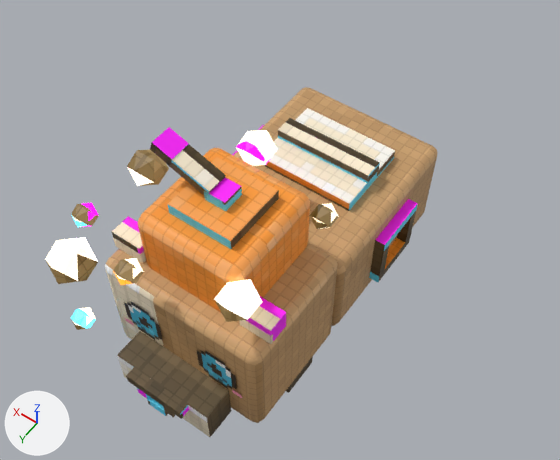
What one commit did to the glTF model assets/models/Capybubble/Capybubble.glb.
Before and after are seen from a camera (50 mm lens) standing at (-3.53, 4.33, 8.49) and looking at (-0.37, -0.09, 1.54). The axes (+X, +Y, +Z) are drawn at lower left. The lights are the same throughout. The picture after the commit comes second. Vertices at exactly the same position are counted once.

Objects in the first picture: 'Body', 'FacePlate', 'earL', 'earR', 'floatR', 'leafR', 'ring'.
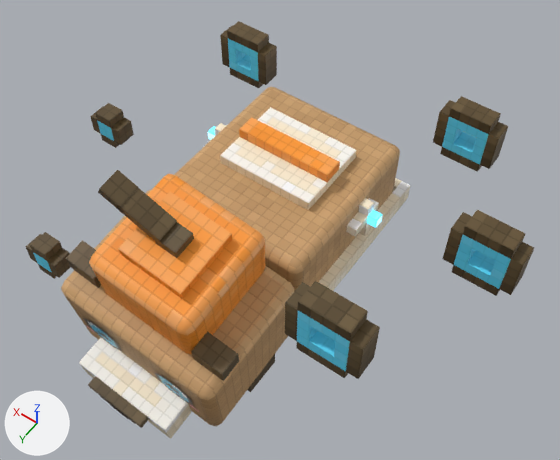
Where the change shows, as pixel boxes [x1, y1, x2, y2] in the pictures (560 x 460 px; the box of a moved part takes in the faces that stretch with it):
'Body', reshaped
    before: [105, 87, 438, 437]
    after: [61, 87, 410, 439]
'ring', reshaped, moved, recoloured (124% wider, 86% taller)
    before: [113, 130, 339, 322]
    after: [26, 21, 534, 379]
'floatR', deleted
    before: [45, 203, 99, 330]
'leafL', added (brown)
    after: [98, 170, 177, 243]
'leafR', deleted
    before: [150, 127, 226, 196]
'FacePlate', reshaped, moved
    before: [124, 302, 242, 398]
    after: [83, 318, 199, 412]
'earR', reshaped, moved
    before: [112, 216, 146, 263]
    after: [66, 240, 101, 288]
'Glow', added
    after: [208, 126, 383, 228]
part 1 of me_body, added (mostly hidden)
    after: [248, 354, 275, 392]
part 2 of me_body, moved or reshaped
    before: [263, 108, 395, 211]
    after: [220, 107, 356, 210]
part 3 of me_body, moved or reshaped
    before: [138, 148, 310, 313]
    after: [89, 174, 265, 354]
part 4 of me_body, moved or reshaped
    before: [278, 118, 380, 183]
    after: [239, 118, 340, 182]
part 5 of me_body, rebuilt
    before: [105, 87, 438, 423]
    after: [174, 87, 400, 291]
part 6 of me_body, deleted
    before: [117, 125, 418, 437]
part 7 of me_body, reshaped (mostly hidden before)
    before: [286, 356, 313, 393]
    after: [61, 123, 410, 439]
part 8 of me_earl, moved or reshaped
    before: [239, 296, 286, 344]
    after: [191, 331, 239, 381]

Diff of the bpy script that builds the scene:
```diff
--- a/assets/models/Capybubble/Capybubble.glb.py
+++ b/assets/models/Capybubble/Capybubble.glb.py
@@ me_body @@
-me_body.from_pydata(...)  # 314 vertices, 514 faces; spans x -1.44..0.81, y -2.12..2.12, z 0.0..3.0
+me_body.from_pydata(...)  # 324 vertices, 540 faces; spans x -1.06..1.19, y -1.99..2.37, z 0.0..2.89
+# me_body part 1: a new loose piece, a box spanning x -0.81..-0.31, y 0.63..1.13, z 0.0..0.5, in mat_capybubble_cells (picture img_capybubble_atlas)
+# me_body part 2: the loose piece of 8 vertices spanning x -0.94..0.31, y -1.62..-0.62, z 1.75..1.88 is moved by (0.38, 0.26, 0.0)
+# me_body part 3: the loose piece of 56 vertices spanning x -0.94..0.31, y 0.12..1.38, z 1.75..2.75 is multiplied about its middle by the matrix ((0.99, 0.024, -0.137), (0.0, 0.985, 0.174), (0.139, -0.172, 0.975)), then moved by (0.2, 0.48, -0.13)
+# me_body part 4: the loose piece of 8 vertices spanning x -0.94..0.31, y -1.25..-1.0, z 1.88..2.0 is moved by (0.38, 0.26, 0.0)
+# me_body part 5: the loose piece of 110 vertices spanning x -1.31..0.69, y -2.12..1.63, z 0.5..2.0 is rebuilt with 56 vertices and now spans x -0.94..1.06, y -1.87..0.38, z 0.5..1.75
+# me_body part 6: 8 loose pieces with 108 vertices, spanning x -1.44..0.81, y -1.38..2.12, z 0.0..3.0, are deleted
+# me_body part 7: 8 vertices removed from x -1.19..-0.69, y 0.38..0.88, z 0.0..0.5; 164 vertices added at x -1.06..1.19, y -1.99..2.37, z 0.11..2.89
+# other edits to the shape of me_body do not show in these pictures
 me_body.materials.append(mat_capybubble_cells)
@@ me_earl @@
-me_earl.from_pydata(...)  # 8 vertices, 12 faces; spans x -0.188..0.188, y -0.125..0.125, z 0.0..0.25
+me_earl.from_pydata(...)  # 8 vertices, 12 faces; spans x -0.223..0.189, y -0.123..0.167, z -0.048..0.291
+# me_earl part 8: the whole mesh is multiplied about the mesh origin by the matrix ((0.99, 0.024, -0.137), (0.0, 0.985, 0.174), (0.139, -0.172, 0.975))
 me_earl.materials.append(mat_capybubble_cells)
@@ me_earr @@
-me_earr.from_pydata(...)  # 8 vertices, 12 faces; spans x -0.188..0.188, y -0.125..0.125, z 0.0..0.25
+me_earr.from_pydata(...)  # 8 vertices, 12 faces; spans x -0.223..0.189, y -0.123..0.167, z -0.048..0.291
+# me_earr part 9: the whole mesh is multiplied about the mesh origin by the matrix ((0.99, 0.024, -0.137), (0.0, 0.985, 0.174), (0.139, -0.172, 0.975))
 me_earr.materials.append(mat_capybubble_cells)
@@ me_ring @@
-me_ring.from_pydata(...)  # 60 vertices, 100 faces; spans x -0.88..1.25, y -1.12..1.12, z -0.12..0.25
-me_ring.materials.append(mat_capybubble_glow_001)
+me_ring.from_pydata(...)  # 208 vertices, 472 faces; spans x -3.0..2.88, y -2.1..1.78, z -0.8..1.95
+# me_ring part 10: the whole mesh is rebuilt
+me_ring.materials.append(mat_capybubble_cells)  # picture img_capybubble_atlas
@@ me_faceplate @@
-me_faceplate.from_pydata(...)  # 4 vertices, 2 faces; spans x -0.88..0.88, y 0.0, z -0.38..0.38
-me_faceplate.vertices[0].co = (0.88, 0.0, 0.38)  # pixel (110, 282)
-me_faceplate.vertices[1].co = (-0.88, 0.0, 0.38)  # pixel (244, 370)
-me_faceplate.vertices[2].co = (-0.88, 0.0, -0.38)  # pixel (247, 404)
-me_faceplate.vertices[3].co = (0.88, 0.0, -0.38)  # pixel (122, 320)
+me_faceplate.from_pydata(...)  # 4 vertices, 2 faces; spans x -0.92..0.92, y -0.07..0.07, z -0.49..0.49
+# me_faceplate part 11
+me_faceplate.vertices[0].co = (0.82, 0.07, 0.49)  # pixel (68, 302)
+me_faceplate.vertices[1].co = (-0.92, 0.07, 0.24)  # pixel (198, 401)
+me_faceplate.vertices[2].co = (-0.82, -0.07, -0.49)  # pixel (204, 417)
+me_faceplate.vertices[3].co = (0.92, -0.07, -0.24)  # pixel (83, 325)
 me_faceplate.materials.append(mat_capybubble_face)
@@ ob_earr @@
 ob_earr = bpy.data.objects.new('earR', me_earr)
-ob_earr.location = (0.5, 1.25, 2.0)
+ob_earr.location = (0.74, 1.68, 1.9)
@@ ob_floatr @@
-ob_floatr = bpy.data.objects.new('floatR', me_floatr)
@@ ob_leafr @@
-ob_leafr = bpy.data.objects.new('leafR', me_leafr)
@@ ob_ring @@
 ob_ring = bpy.data.objects.new('ring', me_ring)
-ob_ring.location = (-0.31, 0.75, 2.5)
+ob_ring.location = (0.06, -0.27, 1.3)
@@ ob_faceplate @@
 ob_faceplate = bpy.data.objects.new('FacePlate', me_faceplate)
-ob_faceplate.location = (-0.31, 1.64, 1.38)
+ob_faceplate.location = (0.03, 1.96, 1.11)
@@ ob_leafl @@
+ob_leafl = bpy.data.objects.new('leafL', me_leafl)  # 16 vertices, 24 faces; spans x -0.076..0.612, y -0.137..0.173, z -0.105..0.386; in mat_capybubble_cells (picture img_capybubble_atlas)
+ob_leafl.location = (-0.09, 1.36, 2.87)
@@ ob_glow @@
+ob_glow = bpy.data.objects.new('Glow', me_glow)  # 16 vertices, 20 faces; spans x -1.19..1.31, y -0.99..-0.87, z 1.38..1.5
+ob_glow.location = (0.0, 0.0, 0.0)
```
